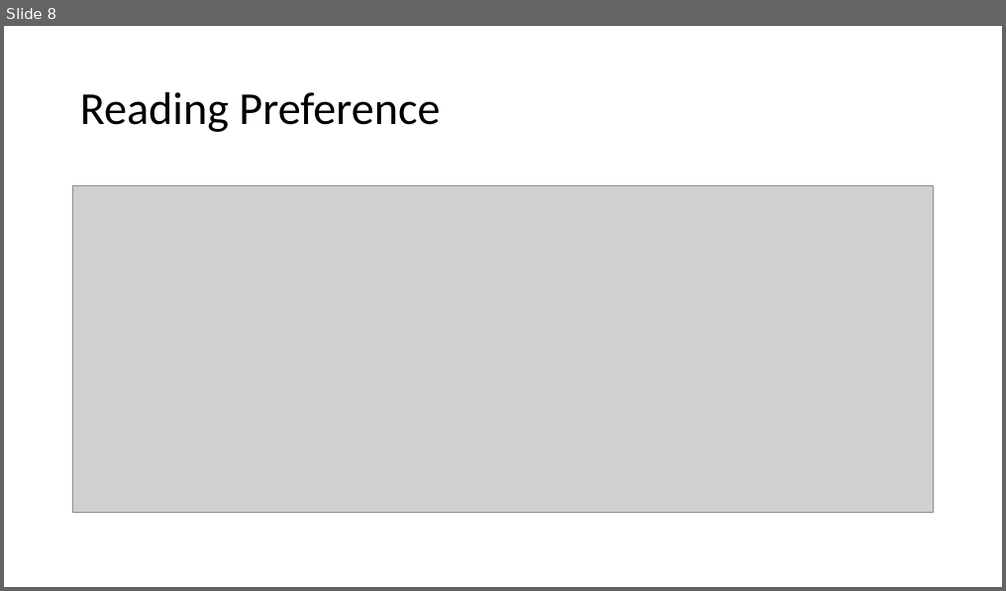
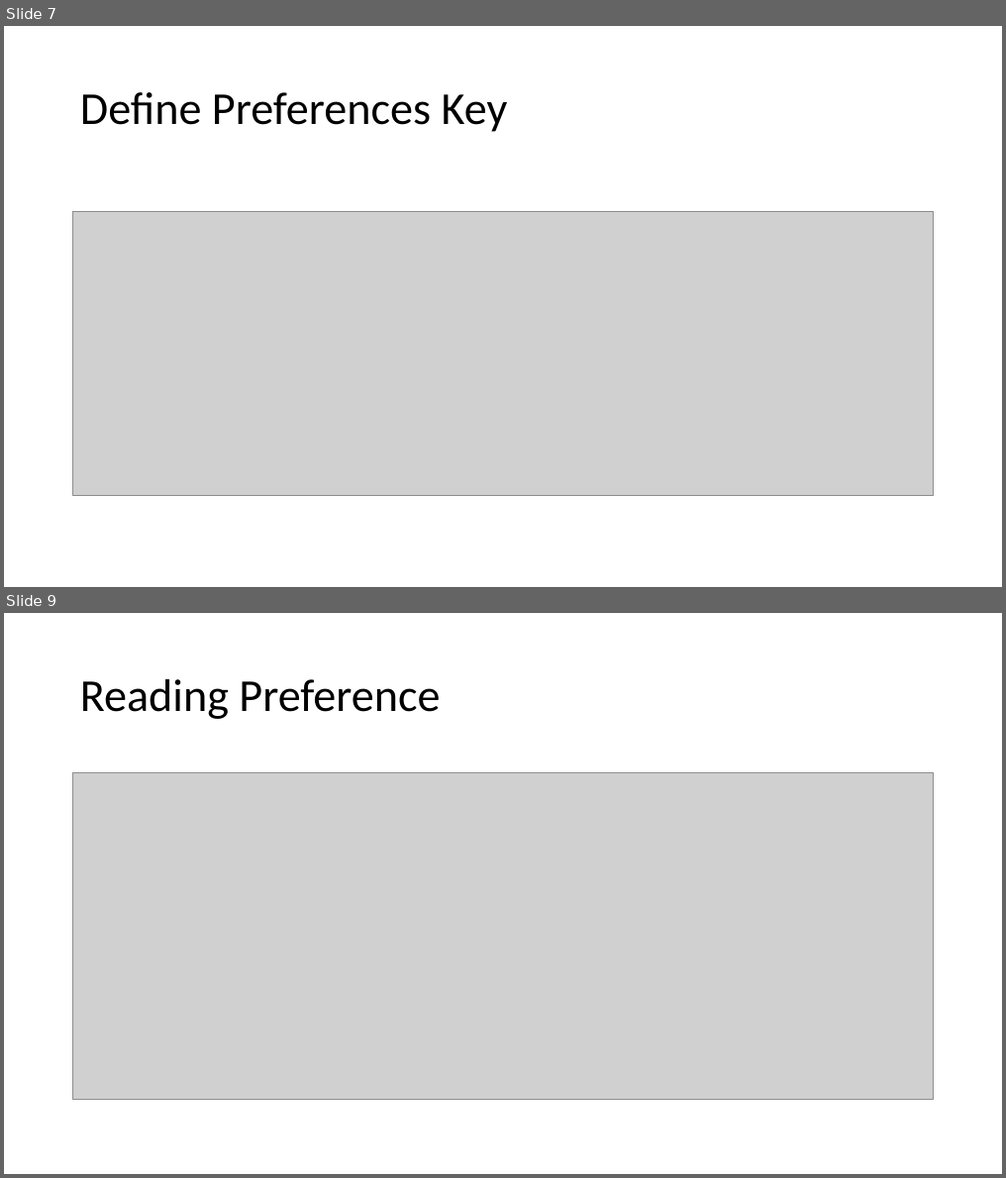
Before and after one commit to pratik-philips/DataStore-Android-Demo, a slide deck: DataStore.pptx. Shown one above the other, each under a label of ours: slide 8 before the commit, slides 7 and 9 after it; the slides between them are not shown. The pictures are 1006x591 and 1006x1178 pixels, drawn with LibreOffice and Linux fonts; fonts in the diff are those of the drawing; grey boxes stand for pictures. Boxes give left, top, right and bottom in pixels: in the first picture for what was removed or moved away, otherwise in the second. Text is boxed around its words. In the diff, an @@ line names an element or a change of style, - is before the commit and + after.

```diff
--- a/DataStore.pptx
+++ b/DataStore.pptx
@@ slide 7 added at (x1=4, y1=26, x2=1002, y2=587), background #FFFFFF @@
@@ title added at (x1=80, y1=92, x2=508, y2=132), 44 pt, text #000000 @@
+Define Preferences Key
@@ picture added at (x1=73, y1=212, x2=934, y2=495) @@
@@ what was slide 8 is now slide 9 @@
```
Also in this commit, not shown: 2 slides changed, 2 other slides added, 1 slide removed.
